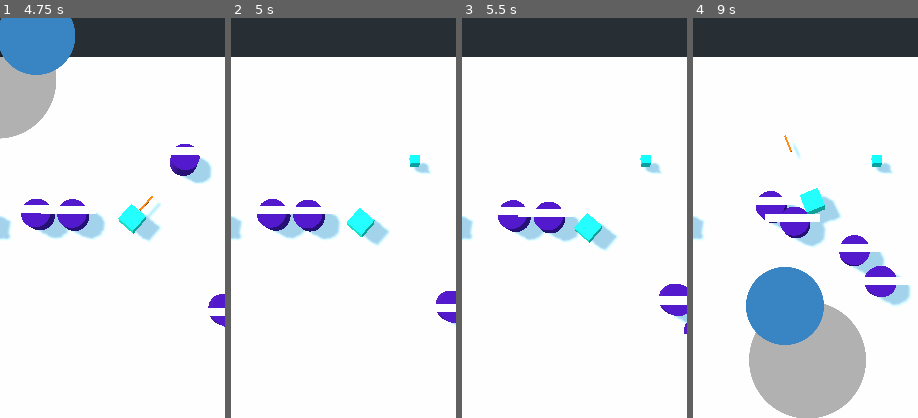
Above: before the commit, frames 1-4 (left to right).
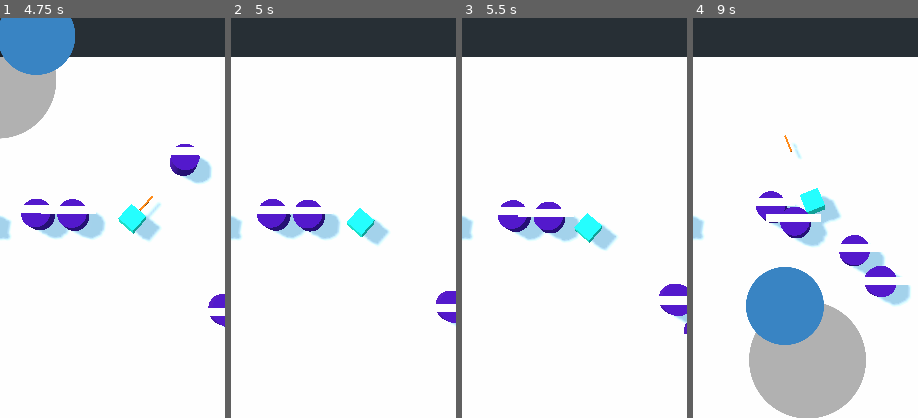
Above: after the commit, the same moments.

Repository: jeffsieu/coma-dash
Game: Godot game, scene res://MainLevel.tscn
Two runs of this game, one before a commit and one after it. Both use one fixed random seed, a clock stepped at 60 frames per second and the inputs below.
Inputs (mouse positions are % of the whole screen's width and height, from its top left):
- Up to frame 1 (4.75 s): move the mouse to (71, 45) at 0.52 s; click (71, 45) at 0.67 s; drag from (27, 55) to (43, 70) at 1.27 s; move the mouse to (59, 28) at 2.02 s; click (59, 28) at 2.17 s; drag from (43, 70) to (17, 35) at 2.77 s; move the mouse to (79, 65) at 3.52 s; click (79, 65) at 3.67 s; drag from (17, 35) to (33, 25) at 4.27 s
- Up to frame 2 (5 s): no input
- Up to frame 3 (5.5 s): move the mouse to (53, 50) at 5.02 s; click (53, 50) at 5.17 s
- Up to frame 4 (9 s): drag from (33, 25) to (27, 55) at 5.77 s; move the mouse to (71, 45) at 6.52 s; click (71, 45) at 6.67 s; drag from (27, 55) to (43, 70) at 7.27 s; move the mouse to (59, 28) at 8.02 s; click (59, 28) at 8.17 s; drag from (43, 70) to (17, 35) at 8.77 s
The pictures show only the part of the screen within x 18-68%, y 27-77%; the shares and areas given below are measured in that part.

Frame 1 is identical in both runs. In frame 2, 0.3% of the frame differs, in the area x 79-89%, y 34-39%; in frame 3, 0.3%; in frame 4, 0.5%, in the area x 28-89%, y 30-61%.

Commit message:
Change wave to only send enemy to LootManager when enemy dies

Diff:
--- a/LevelManager/LootManager.gd
+++ b/LevelManager/LootManager.gd
@@ -3,6 +3,8 @@
 const Crystal = preload("res://Loot/Crystal.tscn")
 
 var level_manager
+
+var chance = 1.0/3.0
 
 # Called when the node enters the scene tree for the first time.
 func _ready() -> void:
@@ -11,16 +13,14 @@
 func _init(level_manager):
 	self.level_manager = level_manager
 
-func maybe_attach_loot_enemy(enemy) -> void:
-	attach_loot_enemy(enemy)
+func maybe_drop_loot_enemy(enemy) -> void:
+	if randf() < chance:
+		drop_loot(enemy)
 
-func attach_loot_enemy(enemy) -> void:
-	enemy.has_loot = true
-
-func drop_loot(enemy) -> void:
+func drop_loot(node) -> void:
 	var crystal = Crystal.instance()
 	crystal.connect("collected", self, "on_loot_collected")
-	crystal.transform.origin = enemy.transform.origin
+	crystal.transform.origin = node.transform.origin
 	level_manager.add_child(crystal)
 
 func on_loot_collected():
--- a/LevelManager/Wave.gd
+++ b/LevelManager/Wave.gd
@@ -22,15 +22,12 @@
 	emit_signal("ended", self)
 
 func on_enemy_spawned(enemy):
-	loot_manager.maybe_attach_loot_enemy(enemy)
-
 	spawned_count += 1
 	if spawned_count >= total_count:
 		stop_spawners()
 
 func on_enemy_died(enemy):
-	if enemy.has_loot:
-		loot_manager.drop_loot(enemy)
+	loot_manager.maybe_drop_loot_enemy(enemy)
 
 	dead_count += 1
 	emit_signal("enemy_died", dead_count, total_count)
